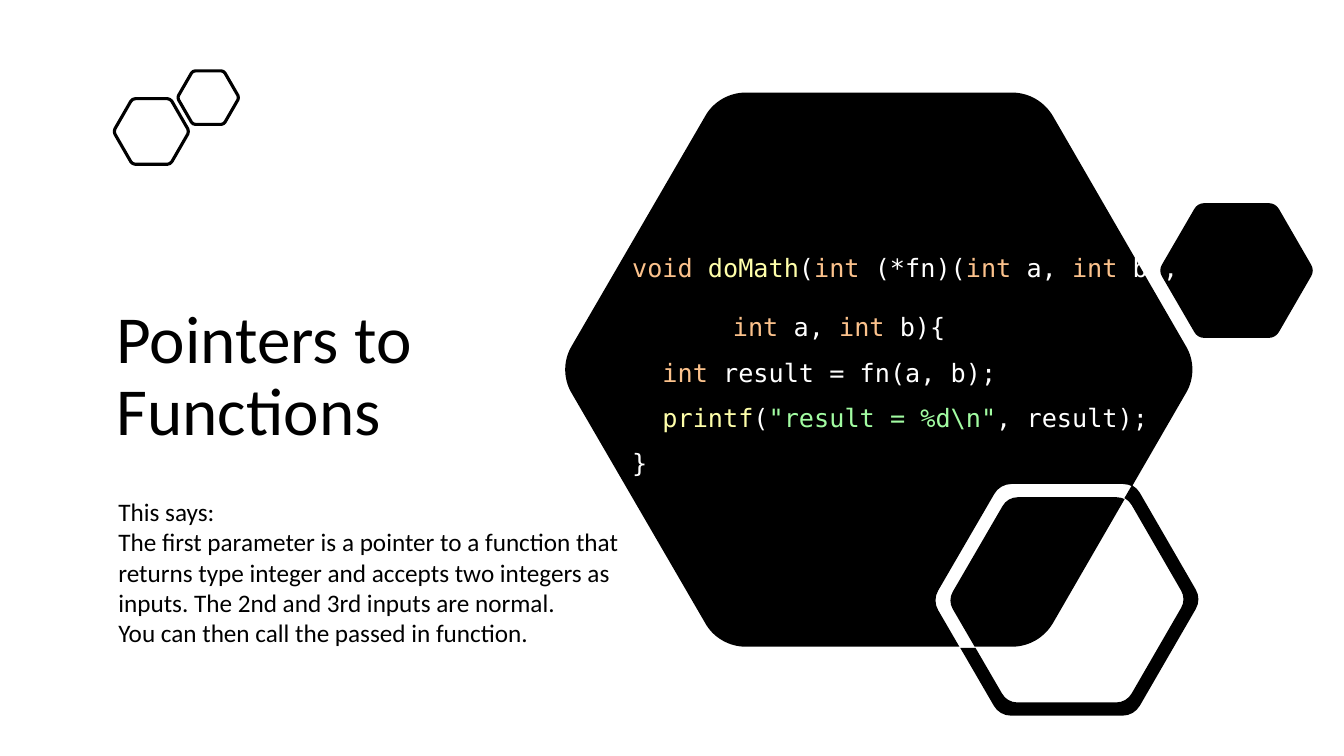
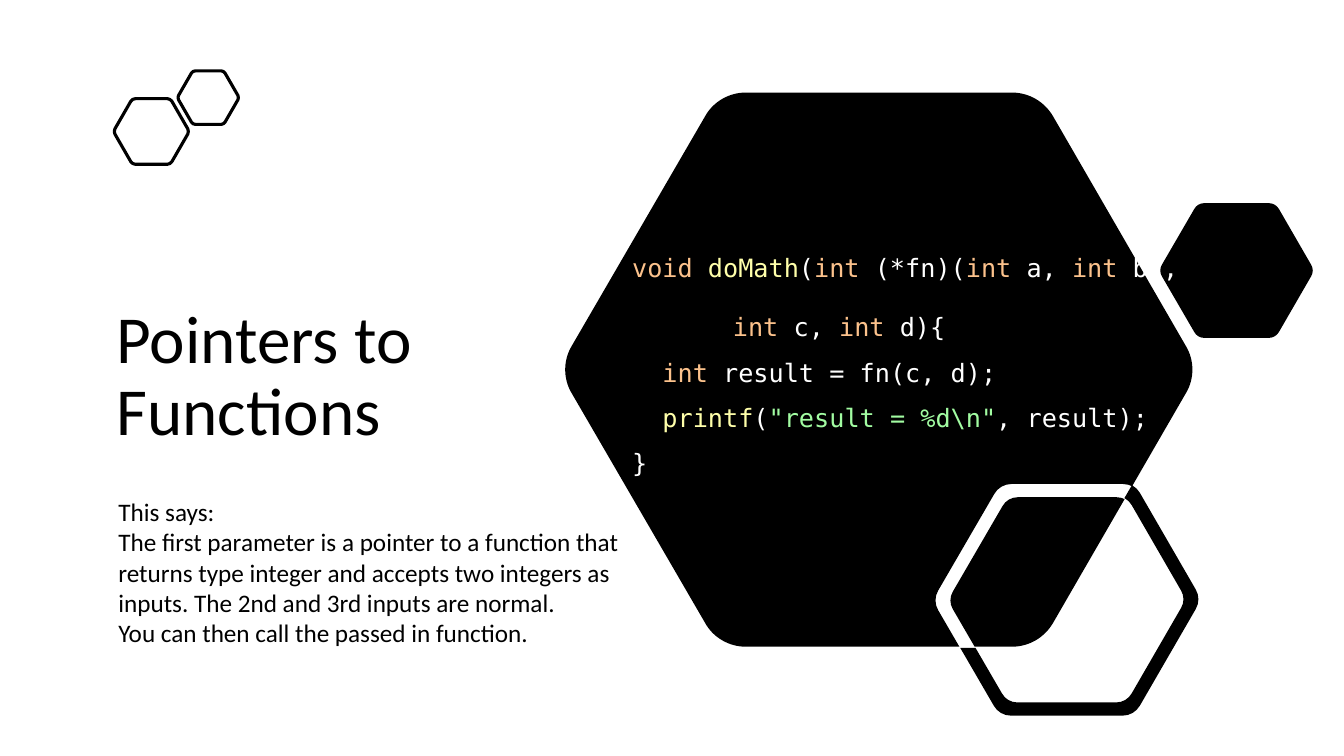
Before and after one commit to BlakeLazarine/SummerDesignInstitute, a slide deck: slide 34 of PointersLecture.pptx (slide 30 before the commit). Drawn at 1344x756 pixels with LibreOffice and Linux fonts; fonts in the diff are those of the drawing. Boxes give left, top, right and bottom in pixels: in the first picture for what was removed or moved away, otherwise in the second. Text is boxed around its words. In the diff, an @@ line names an element or a change of style, - is before the commit and + after.

```diff
--- a/PointersLecture.pptx
+++ b/PointersLecture.pptx
@@ text at (662,317,1148,433): text changed @@
-int a, int b){
-int result = fn(a, b);
-printf("result = %d\n", result);
-}
+int c, int d){
+int result = fn(c, d);
+printf("result = %d\n", result);
+}
```
Also in this commit, not shown: 4 other slides changed, 4 slides added, 10 other files.
